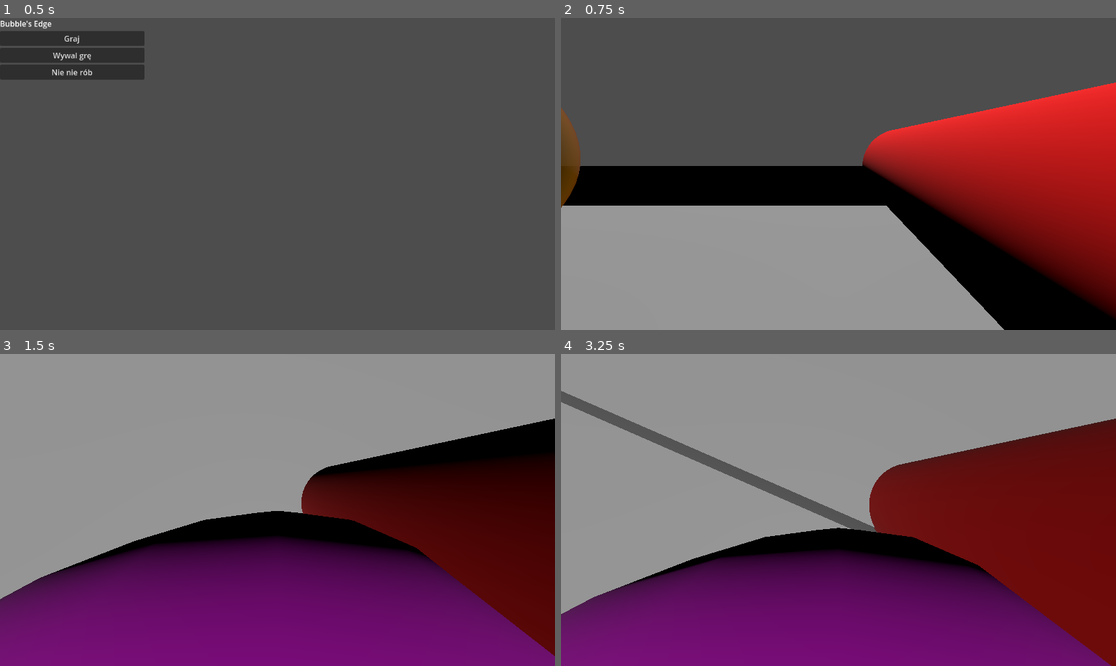
Above: before the commit, frames 1-4 (two rows, left to right).
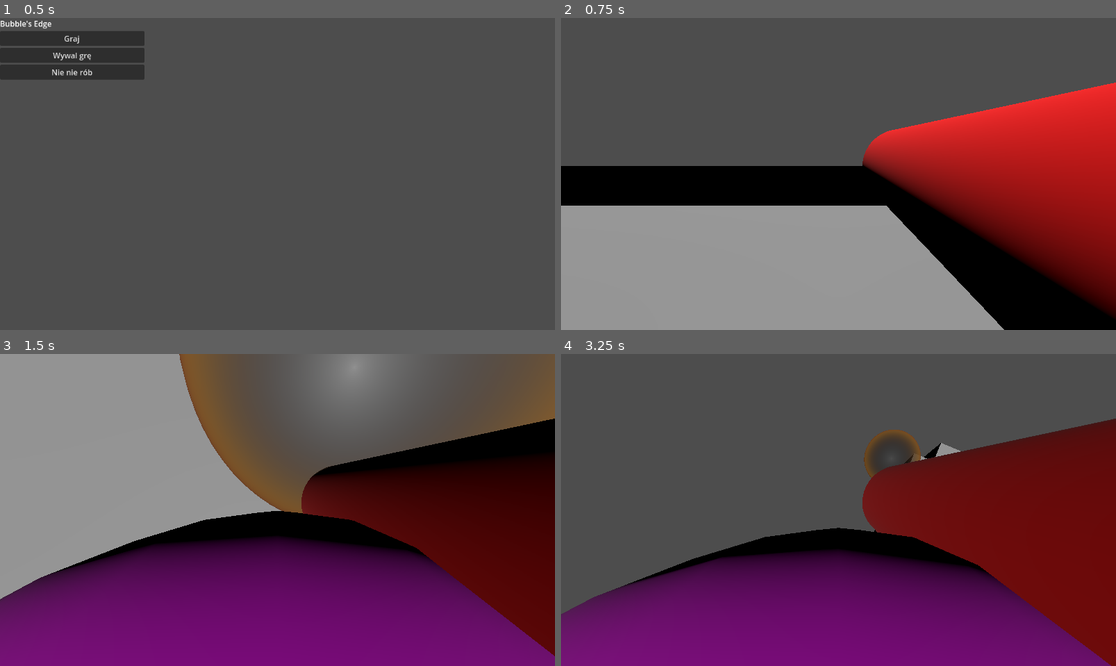
Above: after the commit, the same moments.

Repository: PieroganoReggiano/Bul-bul-myslenia
Game: Godot game, scene res://korzen.tscn
Same seed, same stepped clock (60 frames per second), same inputs: the game is played once before the commit and once after it.
Inputs (mouse positions are in pixels of both pictures, inside the frame that each line leads up to):
- Up to frame 1 (0.5 s): no input
- Up to frame 2 (0.75 s): click "Graj" at 0.5 s
- Up to frame 3 (1.5 s): tap Enter at 1.25 s; move the mouse to (305, 510) at 1.27 s; press the mouse at (305, 510) at 1.28 s; hold Up (move_forward) from 1.28 s (still down)
- Up to frame 4 (3.25 s): keep holding Up (move_forward); tap Space (move_jump) at 1.52, 2.27 s; move the mouse to (810, 510) at 2.02 s; release the mouse at (810, 510) at 2.03 s; tap C (move_crouch) at 2.1 s; click (810, 510) at 2.3 s; move the mouse to (849, 503) at 2.77 s; hold Shift (move_speed) from 2.78 s (still down); click (849, 503) at 3.05 s

Frame 1 is identical in both runs. In frame 2, 0.8% of the frame differs, in the area x 0-4%, y 28-61%; in frame 3, 21%; in frame 4, 47%, in the area x 0-100%, y 0-84%.

Commit message:
bubble inflate test

Diff:
--- a/parkourowiec.gd
+++ b/parkourowiec.gd
@@ -14,6 +14,7 @@
 @onready var head: Node3D = $Glowa
 @onready var gun: MeshInstance3D = $Glowa/Gun
 @onready var gun_czubek: Node3D = $Glowa/Gun/gun_czubek
+@onready var gun_base: Node3D = $Glowa/Gun/gun_base
 @onready var wydawacz_dzwiekow = $WydawaczDzwiekow
 
 var vertical_rotation = 0.0
@@ -22,7 +23,8 @@
 var movement_input_state := Vector2(0.0, 0.0)
 var jump_state = false
 
-@export var naboj_scene: PackedScene = preload("res://naboj.tscn")
+#@export var naboj_scene: PackedScene = preload("res://naboj.tscn")
+@export var naboj_scene: PackedScene = preload("res://sceny/bombel.tscn")
 
 func shoot():
 	if not naboj_scene:
@@ -37,9 +39,8 @@
 	# Dodanie naboju do sceny
 	get_tree().current_scene.add_child(naboj)
 
-	# Kierunek strzału (oparty na kamerze)
-	var local_direction = -gun_czubek.global_transform.basis.z.normalized()
-	var world_direction = gun_czubek.global_transform.basis * local_direction
+	# Kierunek strzału (oparty na pozycji pistola)
+	var world_direction = (gun_czubek.global_transform.origin - gun_base.global_transform.origin).normalized()
 	# Nadanie prędkości naboju
 	var speed = 40
 	naboj.apply_impulse(world_direction * speed)
--- a/parkourowiec.tscn
+++ b/parkourowiec.tscn
@@ -48,7 +48,10 @@
 skeleton = NodePath("")
 
 [node name="gun_czubek" type="Node3D" parent="Glowa/Gun"]
-transform = Transform3D(-4.37114e-08, -1, -4.37114e-08, 3.82137e-15, 4.37114e-08, -1, 1, -4.37114e-08, 1.91069e-15, 0.015794, 0.490918, 0.0020932)
+transform = Transform3D(1, 0, 0, 0, 1, 0, 0, 0, 1, 0.015794, 0.490918, 0.0020932)
+
+[node name="gun_base" type="Node3D" parent="Glowa/Gun"]
+transform = Transform3D(1, 0, 0, 0, 1, 0, 0, 0, 1, 0.00825939, -0.460566, -0.00329521)
 
 [node name="WydawaczDzwiekow" type="AudioStreamPlayer3D" parent="."]
 script = ExtResource("3_m3ia4")
--- a/sceny/arena_1.tscn
+++ b/sceny/arena_1.tscn
@@ -71,15 +71,13 @@
 mesh = SubResource("BoxMesh_61xi8")
 
 [node name="Bombel" parent="." instance=ExtResource("1_c113w")]
-transform = Transform3D(1, 0, 0, 0, 1, 0, 0, 0, 1, 0, 0.73749, 0)
+transform = Transform3D(1, 0, 0, 0, 1, 0, 0, 0, 1, -0.0173597, 0.75143, 0.00983429)
 
 [node name="Bombel2" parent="." instance=ExtResource("1_c113w")]
 transform = Transform3D(1, 0, 0, 0, 1, 0, 0, 0, 1, -9.6058, 1.0651, 0.759019)
-volume_level = 2
 
 [node name="Bombel3" parent="." instance=ExtResource("1_c113w")]
 transform = Transform3D(1, 0, 0, 0, 1, 0, 0, 0, 1, -5.21399, 2.4368, -4.1885)
-volume_level = 3
 
 [node name="PlayerSpawn" type="Node3D" parent="."]
 transform = Transform3D(1, 0, 0, 0, 1, 0, 0, 0, 1, 4.60662, 1, 0)
--- a/sceny/bombel.tscn
+++ b/sceny/bombel.tscn
@@ -1,11 +1,11 @@
-[gd_scene load_steps=7 format=3 uid="uid://ck5h0es50dt5v"]
+[gd_scene load_steps=8 format=3 uid="uid://ck5h0es50dt5v"]
 
-[ext_resource type="Script" path="res://bombel.gd" id="1_fvsr2"]
 [ext_resource type="Shader" uid="uid://bwkahe1ytac2l" path="res://S_Bombel.tres" id="1_s067v"]
+[ext_resource type="Script" path="res://skrypty/bombel.gd" id="1_uljfu"]
 
-[sub_resource type="SphereShape3D" id="SphereShape3D_eltx0"]
-resource_local_to_scene = true
-margin = 0.03
+[sub_resource type="PhysicsMaterial" id="PhysicsMaterial_fbhe2"]
+rough = true
+bounce = 0.27
 
 [sub_resource type="SphereMesh" id="SphereMesh_sqddt"]
 resource_local_to_scene = true
@@ -17,16 +17,18 @@
 [sub_resource type="SphereShape3D" id="SphereShape3D_yetvf"]
 resource_local_to_scene = true
 
-[node name="Bombel" type="Node3D"]
-script = ExtResource("1_fvsr2")
+[sub_resource type="SphereShape3D" id="SphereShape3D_eltx0"]
+resource_local_to_scene = true
+margin = 0.03
 
-[node name="StaticBody3D" type="StaticBody3D" parent="."]
-
-[node name="CollisionShape3D" type="CollisionShape3D" parent="StaticBody3D"]
-shape = SubResource("SphereShape3D_eltx0")
+[node name="Bombel" type="RigidBody3D"]
+mass = 0.121
+physics_material_override = SubResource("PhysicsMaterial_fbhe2")
+script = ExtResource("1_uljfu")
 
 [node name="MeshInstance3D" type="MeshInstance3D" parent="."]
 mesh = SubResource("SphereMesh_sqddt")
+skeleton = NodePath("")
 surface_material_override/0 = SubResource("ShaderMaterial_joc5n")
 
 [node name="Area" type="Area3D" parent="."]
@@ -34,6 +36,11 @@
 collision_mask = 3
 
 [node name="CollisionShape3D" type="CollisionShape3D" parent="Area"]
+transform = Transform3D(0.8, 0, 0, 0, 0.8, 0, 0, 0, 0.8, 0, 0, 0)
 shape = SubResource("SphereShape3D_yetvf")
 
+[node name="CollisionShape3D" type="CollisionShape3D" parent="."]
+transform = Transform3D(0.8, 0, 0, 0, 0.8, 0, 0, 0, 0.8, 0, 0, 0)
+shape = SubResource("SphereShape3D_eltx0")
+
 [connection signal="body_entered" from="Area" to="." method="_on_body_entered"]
--- a/bombel.gd
+++ b/skrypty/bombel.gd
@@ -1,17 +1,24 @@
-extends Node3D
+extends RigidBody3D
 
 #var volume : float = 100.0
-@export var volume_level = 1
+@export var volume_level = 0
+@export var inflating : bool = 1
 const default_radius = 1.0
 const default_block_radius = 0.985
+const pop_radius = 6.0
 @onready var mesh = $MeshInstance3D
+
 
 const magic_bounce_amplifitcation : float = 1.25
 const magic_bounce_addition : float = 0.4
 const magic_bounce_volume_addition : float = 0.004
 
+var time_elapsed = 0
+var scale_original = null
+
 func get_volume() -> float:
 	match volume_level:
+		0: return 10.0
 		1: return 100.0
 		2: return 600.0
 		3: return 2400.0
@@ -22,21 +29,27 @@
 	return pow(get_volume(), 1.0/3.0) / PI * 3 / 4
 
 
-func refresh_scale() -> void:
+func refresh_scale(delta: float) -> void:
+	if inflating:
+		time_elapsed += delta * 4.0
 	var s = calc_scale()
-	$StaticBody3D/CollisionShape3D.shape.radius = default_block_radius * s - 0.04
-	$Area/CollisionShape3D.shape.radius = default_block_radius * s
-	mesh.scale = Vector3.ONE * s * 2.0
+	$CollisionShape3D.shape.radius = default_block_radius * s * (1.0 + time_elapsed) - 0.04 * (1.0 + time_elapsed)
+	$Area/CollisionShape3D.shape.radius = default_block_radius * s * (1.0 + time_elapsed)
+	mesh.scale = Vector3.ONE * s * 2.0 * (1.0 + time_elapsed)
+	if scale_original == null:
+		scale_original = mesh.scale
+	if mesh.scale > scale_original * pop_radius:
+		queue_free()
 
 
 
 # Called when the node enters the scene tree for the first time.
 func _ready() -> void:
-	refresh_scale()
+	refresh_scale(0)
 
 # Called every frame. 'delta' is the elapsed time since the previous frame.
 func _physics_process(delta: float) -> void:
-	refresh_scale()
+	refresh_scale(delta)
 
 
 func _on_body_entered(body: Node) -> void:
